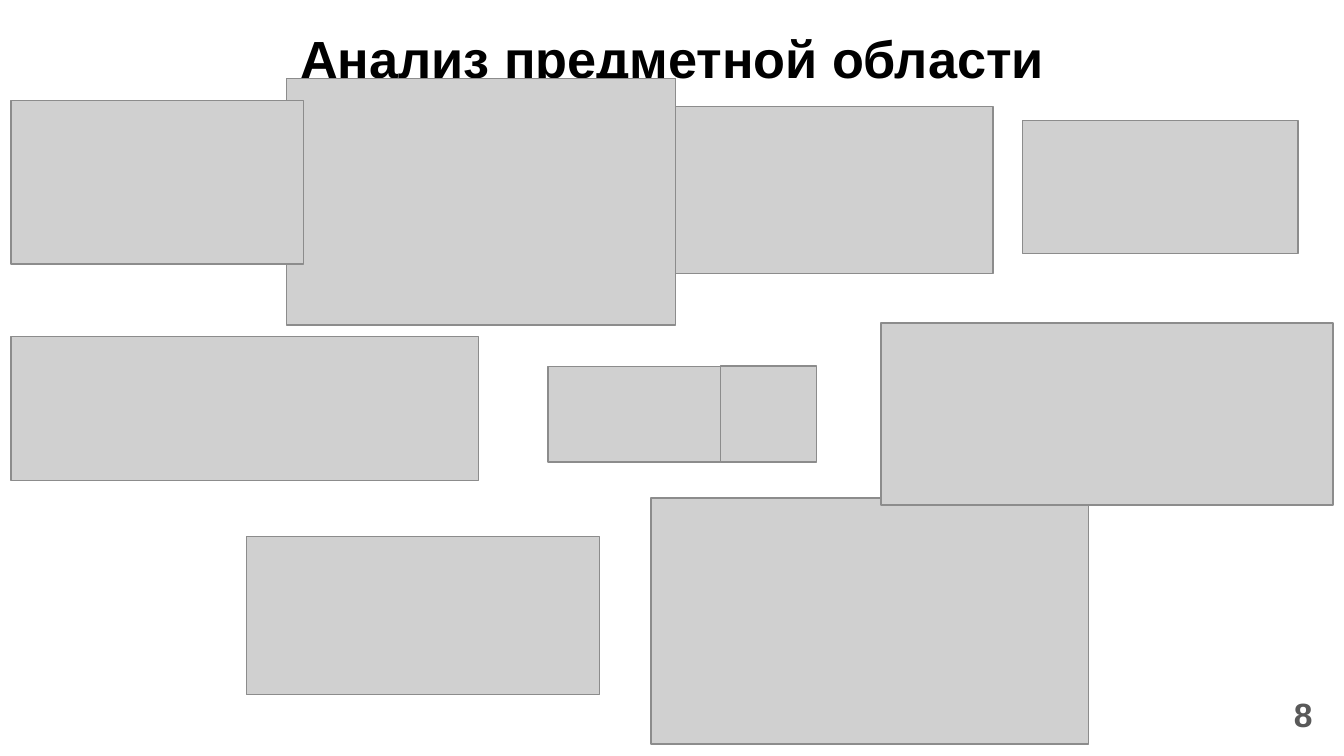
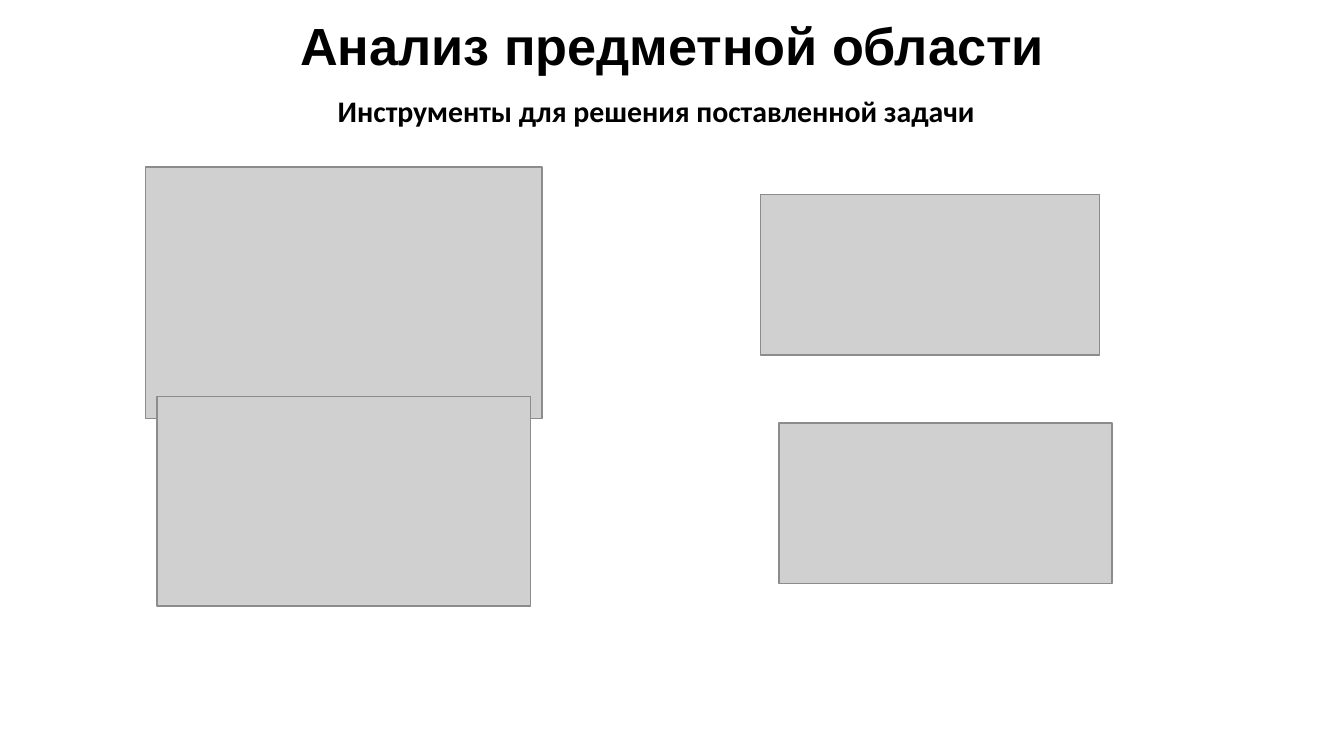
Before and after one commit to Vitya535/FindJobOnHH, a slide deck: slide 8 of Documents/Presentation.pptx. Drawn at 1344x756 pixels with LibreOffice and Linux fonts; fonts in the diff are those of the drawing; grey boxes stand for pictures. Boxes give left, top, right and bottom in pixels: in the first picture for what was removed or moved away, otherwise in the second. Text is boxed around its words. In the diff, an @@ line names an element or a change of style, - is before the commit and + after.

```diff
--- a/Documents/Presentation.pptx
+++ b/Documents/Presentation.pptx
@@ title "Анализ предметной области": place and size @@
-title "Анализ предметной области" at [300, 36, 1044, 88]
+title "Анализ предметной области" at [300, 26, 1044, 75]
@@ text added at [338, 101, 975, 127], 16 pt, text #000000, bold @@
+Инструменты для решения поставленной задачи
@@ picture: place and size @@
-picture at [286, 79, 675, 325]
+picture at [145, 167, 542, 418]
@@ picture: place and size @@
-picture at [640, 106, 993, 273]
+picture at [761, 195, 1101, 356]
@@ picture removed at [880, 323, 1332, 504] @@
@@ picture removed at [11, 337, 478, 481] @@
@@ picture removed at [548, 367, 720, 462] @@
@@ picture removed at [720, 366, 817, 462] @@
@@ picture: place and size @@
-picture at [11, 101, 304, 265]
+picture at [157, 396, 531, 606]
@@ picture: place and size @@
-picture at [1023, 121, 1298, 254]
+picture at [778, 423, 1111, 585]
@@ picture removed at [650, 499, 1089, 745] @@
@@ picture removed at [246, 536, 599, 694] @@
@@ page number removed at [1294, 703, 1313, 728] @@
-8
```
Also in this commit, not shown: 8 other slides changed, 2 slides added, 3 slides removed.
